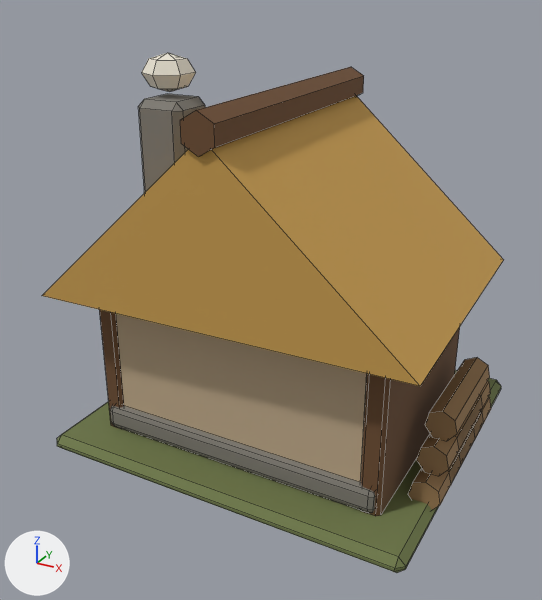
Two versions of the FBX model client/CultOfComfort.Unity/Assets/Resources/Art/Models/cottage.fbx, one commit apart.
One viewpoint serves both versions: a 50 mm lens placed at (0.935, -1.842, 1.322), pointed at (-0.026, -0.094, 0.448). Lighting does not change. The marker at lower left points along +X, +Y and +Z. The first picture is the older version. Mesh edges are drawn as thin lines. Where no turn or scale is listed for an object, it has been applied to the vertices.

In view in the first picture: 'Building'.
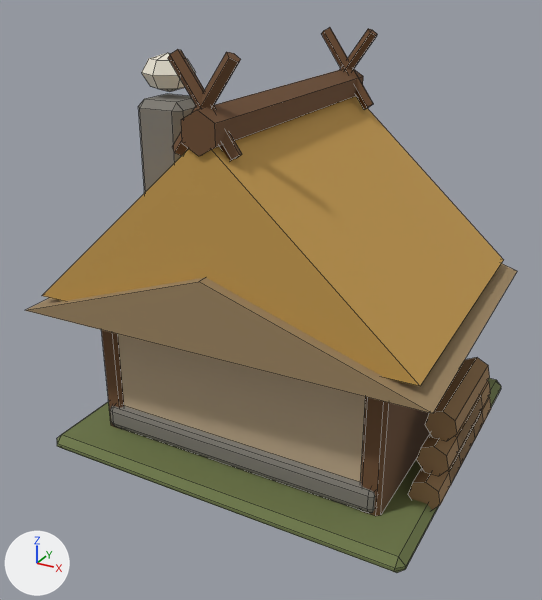
Pixel boxes (x1, y1, x2, y2) of what changed, in the pictures (542 x 600 px; the box of a moved part takes in the faces that stretch with it):
'Building', reshaped (7% wider)
    before: (42, 53, 503, 573)
    after: (25, 27, 517, 573)
part 1 of me_building, moved or reshaped
    before: (180, 67, 364, 156)
    after: (181, 69, 363, 156)
part 2 of me_building, added
    after: (25, 27, 517, 414)

The change, as a diff of the scene's bpy script:
```diff
--- a/client/CultOfComfort.Unity/Assets/Resources/Art/Models/cottage.fbx.py
+++ b/client/CultOfComfort.Unity/Assets/Resources/Art/Models/cottage.fbx.py
@@ me_building @@
 # used by ob_building; location = (0.0, 0.0, 0.0)
-me_building.from_pydata(...)  # 562 vertices, 561 faces; spans x -0.55..0.564, y -0.5..0.5, z 0.0..1.129
+me_building.from_pydata(...)  # 608 vertices, 594 faces; spans x -0.582..0.582, y -0.525..0.5, z 0.0..1.166
+# me_building part 1: the loose piece of 12 vertices spanning x -0.055..0.055, y -0.493..0.393, z 0.95..1.05 is scaled about its middle by (0.999, 0.992, 1)
+# me_building part 2
+# 30 vertices are added at x -0.582..0.582, y -0.525..0.425, z 0.47..1.166
+# 8 new vertices lie (0.149, 0.004, 0.213) away from vertices in x -0.088..-0.06, y -0.448..0.353, z 0.934..0.953
+# 8 new vertices lie (0.149, 0.004, -0.213) away from vertices in x -0.088..-0.06, y -0.448..0.353, z 1.147..1.166
+# 33 new faces join them
 me_building.materials.append(mat_palette)
```
